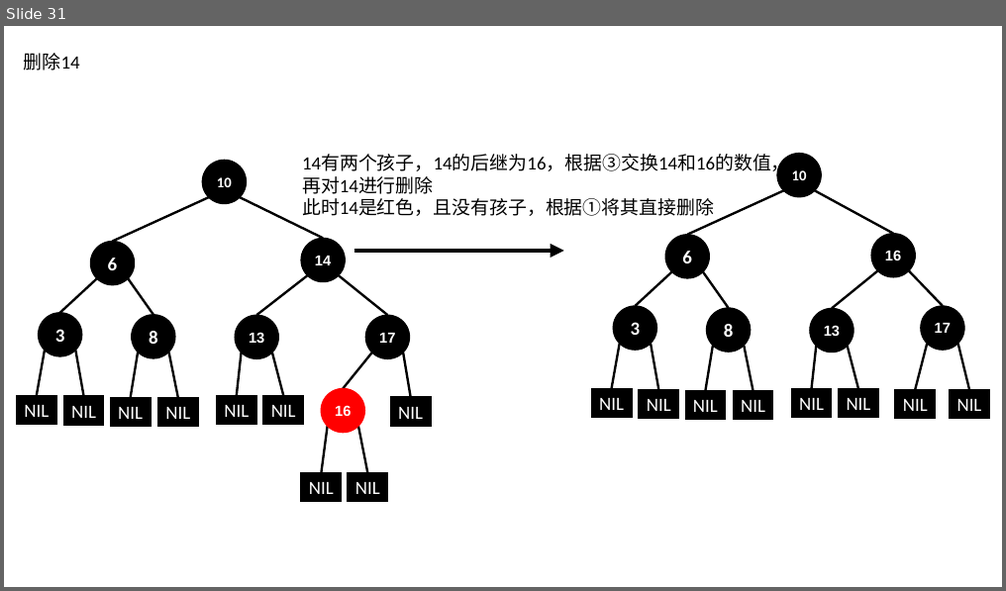
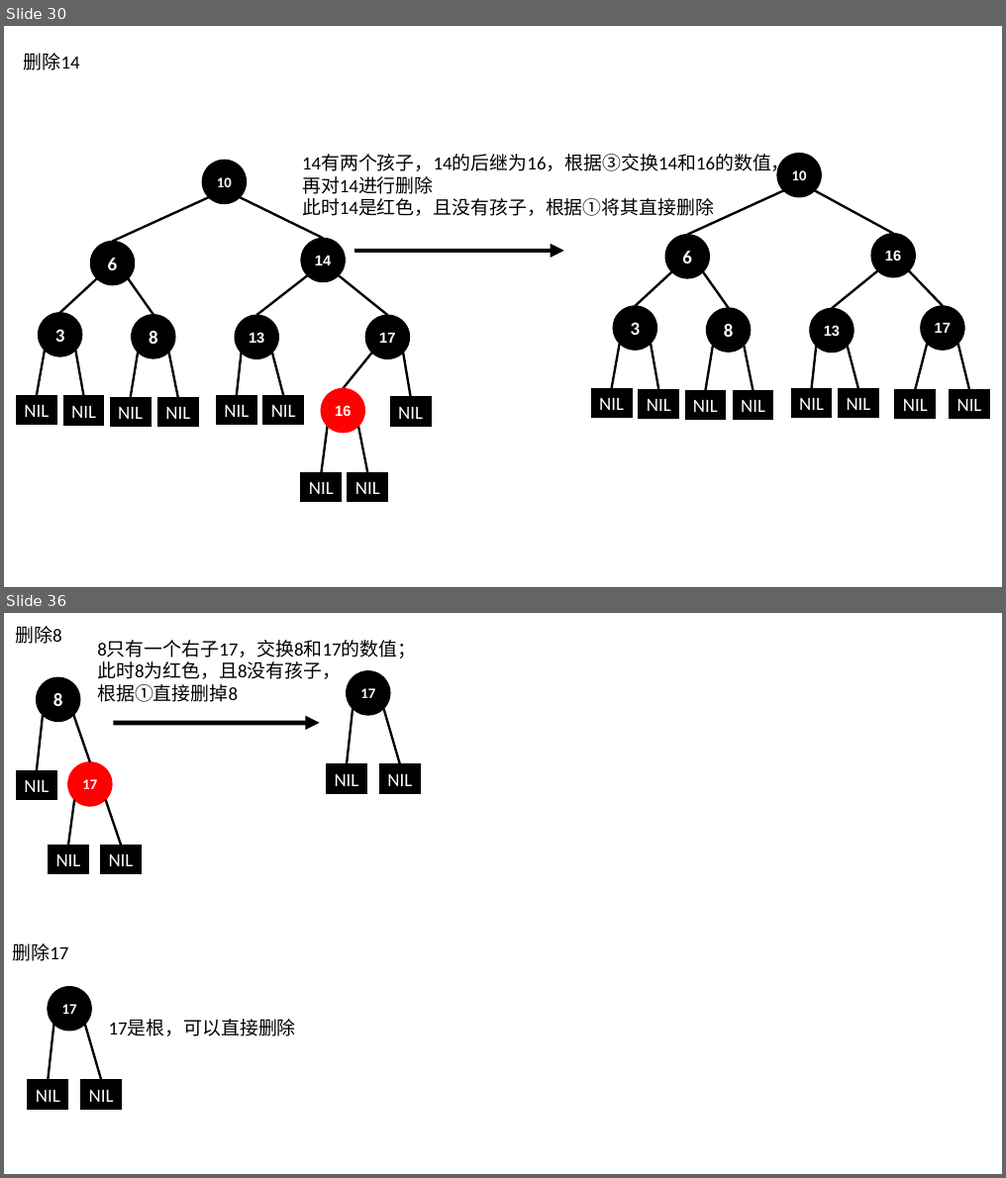
Before and after one commit to BinMarshall/studing, a slide deck: 源码分析/红黑树插入演示.pptx. Shown one above the other, each under a label of ours: slide 31 before the commit, slides 30 and 36 after it; the slides between them are not shown. The pictures are 1006x591 and 1006x1178 pixels, drawn with LibreOffice and Linux fonts; fonts in the diff are those of the drawing. Boxes give left, top, right and bottom in pixels: in the first picture for what was removed or moved away, otherwise in the second. Text is boxed around its words. In the diff, an @@ line names an element or a change of style, - is before the commit and + after.

```diff
--- a/源码分析/红黑树插入演示.pptx
+++ b/源码分析/红黑树插入演示.pptx
@@ slide 36 added at (4,613,1002,1174), background #FFFFFF @@
@@ text added at (15,626,61,644), 18 pt, text #000000 @@
+删除8
@@ text added at (97,640,416,702), 18 pt, text #000000 @@
+8只有一个右子17，交换8和17的数值；
+此时8为红色，且8没有孩子，
+根据①直接删掉8
@@ ellipse added at (347,671,390,716), fill #000000, outline #000000 1 pt, 14 pt, text #FFFFFF, bold @@
+17
@@ ellipse added at (37,677,80,722), fill #000000, outline #000000 1 pt, 18 pt, text #FFFFFF, bold @@
+8
@@ line added from (37, 771) to (43, 715), #000000 2.25 pt @@
@@ line added from (90, 761) to (73, 715), #000000 2.25 pt @@
@@ arrow added from (113, 723) to (319, 723), #000000 4.5 pt @@
@@ line added from (347, 764) to (352, 709), #000000 2.25 pt @@
@@ line added from (400, 764) to (383, 709), #000000 2.25 pt @@
@@ rectangle added at (16,771,56,800), fill #000000, outline #000000 1 pt, 18 pt, text #FFFFFF @@
+NIL
@@ ellipse added at (68,761,113,806), fill #FF0000, outline #FF0000 1 pt, 14 pt, text #FFFFFF, bold @@
+17
@@ rectangle added at (327,764,367,793), fill #000000, outline #000000 1 pt, 18 pt, text #FFFFFF @@
+NIL
@@ rectangle added at (380,764,420,793), fill #000000, outline #000000 1 pt, 18 pt, text #FFFFFF @@
+NIL
@@ line added from (74, 800) to (68, 845), #000000 2.25 pt @@
@@ line added from (121, 845) to (106, 800), #000000 2.25 pt @@
@@ rectangle added at (49,845,88,874), fill #000000, outline #000000 1 pt, 18 pt, text #FFFFFF @@
+NIL
@@ rectangle added at (101,845,141,874), fill #000000, outline #000000 1 pt, 18 pt, text #FFFFFF @@
+NIL
@@ text added at (13,944,69,961), 18 pt, text #000000 @@
+删除17
@@ ellipse added at (48,986,91,1031), fill #000000, outline #000000 1 pt, 14 pt, text #FFFFFF, bold @@
+17
@@ line added from (49, 1080) to (54, 1025), #000000 2.25 pt @@
@@ line added from (101, 1080) to (85, 1025), #000000 2.25 pt @@
@@ text added at (109,1020,296,1037), 18 pt, text #000000 @@
+17是根，可以直接删除
@@ rectangle added at (28,1080,68,1109), fill #000000, outline #000000 1 pt, 18 pt, text #FFFFFF @@
+NIL
@@ rectangle added at (81,1080,122,1109), fill #000000, outline #000000 1 pt, 18 pt, text #FFFFFF @@
+NIL
@@ what was slide 31 is now slide 30 @@
```
Also in this commit, not shown: 4 slides changed, 3 other slides added, 1 slide removed.
